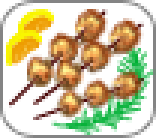
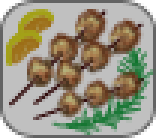
Layered file, before and after one edit (156x138). Changes by layer:
pixels changed over [left=0, top=0, right=156, bottom=138] (layer not identified)
